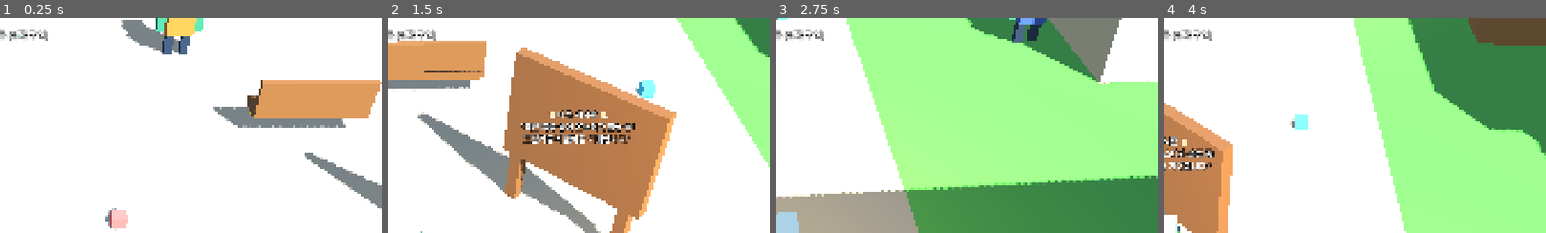
Above: before the commit, frames 1-4 (left to right).
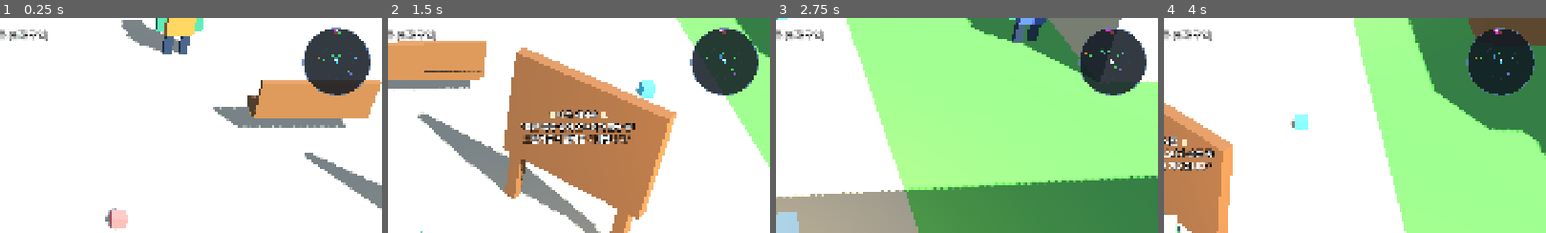
Above: after the commit, the same moments.

Repository: nanahjhna/FreeSurvivor
Game: Godot game, scene res://scenes/stages/village_lobby.tscn
Two runs of this game, one before a commit and one after it. Both use one fixed random seed, a clock stepped at 60 frames per second and the inputs below.
Inputs:
- Up to frame 1 (0.25 s): no input
- Up to frame 2 (1.5 s): tap Enter at 0.5 s; hold Right (move_right) 0.53-1.28 s; tap 1 (item_1) at 0.6 s; hold Down (move_down) from 1.28 s (still down); tap 2 (item_2) at 1.35 s
- Up to frame 3 (2.75 s): release Down (move_down) at 2.03 s; hold Right (move_right) from 2.03 s (still down); tap 3 (item_3) at 2.1 s
- Up to frame 4 (4 s): release Right (move_right) at 2.78 s; hold Up (move_up) 2.78-3.53 s; tap 1 (item_1) at 2.85 s; hold Left (move_left) from 3.53 s (still down); tap 2 (item_2) at 3.6 s
The pictures show only the part of the screen within x 50-100%, y 0-50%; the shares and areas given below are measured in that part.

The runs differ from the first frame. In frame 1, 4.3% of the frame differs, in the area x 79-97%, y 4-36%; in frame 2, 4.3%; in frame 3, 4.3%; in frame 4, 4.3%.

Commit message:
Implement Real-time Radar Minimap for Village Lobby and Combat Stage

Diff:
--- a/scenes/ui/hud.tscn
+++ b/scenes/ui/hud.tscn
@@ -2,6 +2,7 @@
 
 [ext_resource type="Script" path="res://scenes/ui/hud.gd" id="1_hud"]
 [ext_resource type="Script" path="res://scenes/ui/enemy_indicator.gd" id="2_ind"]
+[ext_resource type="PackedScene" path="res://scenes/ui/minimap.tscn" id="3_mmap"]
 
 [sub_resource type="StyleBoxFlat" id="StyleBoxFlat_portrait"]
 bg_color = Color(0.12, 0.25, 0.5, 0.85)
@@ -200,6 +201,25 @@
 layout_mode = 2
 text = "⏸"
 
+[node name="MinimapContainer" type="Control" parent="."]
+layout_mode = 3
+anchors_preset = 1
+anchor_left = 1.0
+anchor_right = 1.0
+offset_left = -204.0
+offset_top = 78.0
+offset_right = -24.0
+offset_bottom = 258.0
+grow_horizontal = 0
+
+[node name="Minimap" parent="MinimapContainer" instance=ExtResource("3_mmap")]
+layout_mode = 1
+anchors_preset = 15
+anchor_right = 1.0
+anchor_bottom = 1.0
+grow_horizontal = 2
+grow_vertical = 2
+
 [node name="BottomCenter" type="VBoxContainer" parent="."]
 anchors_preset = 7
 anchor_left = 0.5
--- /dev/null
+++ b/scenes/ui/minimap.gd
@@ -0,0 +1,158 @@
+extends Control
+
+@export var radar_range: float = 40.0 # World distance represented from center to edge
+@export var is_circular: bool = true
+
+var player: Node3D = null
+var portal: Node3D = null
+
+func _ready():
+	custom_minimum_size = Vector2(180, 180)
+
+func _process(_delta: float):
+	if player == null or not is_instance_valid(player):
+		player = get_tree().get_first_node_in_group("player")
+
+	if portal == null or not is_instance_valid(portal):
+		portal = get_tree().current_scene.find_child("BattlePortal", true, false)
+
+	queue_redraw()
+
+func _draw():
+	var center = size * 0.5
+	var radius = (min(size.x, size.y) * 0.5) - 6.0
+
+	# 1. Background radar circle
+	draw_circle(center, radius, Color(0.06, 0.09, 0.13, 0.85))
+
+	# Radar range rings (concentric circles)
+	draw_arc(center, radius * 0.5, 0, TAU, 32, Color(0.2, 0.3, 0.4, 0.35), 1.0)
+	draw_arc(center, radius, 0, TAU, 48, Color(0.35, 0.5, 0.7, 0.85), 2.0)
+
+	# Crosshairs (subtle)
+	draw_line(Vector2(center.x, center.y - radius), Vector2(center.x, center.y + radius), Color(0.25, 0.35, 0.45, 0.25), 1.0)
+	draw_line(Vector2(center.x - radius, center.y), Vector2(center.x + radius, center.y), Color(0.25, 0.35, 0.45, 0.25), 1.0)
+
+	# North "N" Indicator at top
+	var font = ThemeDB.fallback_font
+	if font:
+		draw_string(font, Vector2(center.x - 5, center.y - radius + 14), "N", HORIZONTAL_ALIGNMENT_CENTER, -1, 12, Color(0.9, 0.3, 0.3, 0.95))
+
+	if player == null or not is_instance_valid(player):
+		return
+
+	var p_pos = player.global_position
+
+	# 2. Render Map Entities
+	if GameManager.current_location == GameManager.Location.LOBBY:
+		_draw_village_elements(center, radius, p_pos)
+	else:
+		_draw_battle_elements(center, radius, p_pos)
+
+	# 3. Draw Player Arrow in Center
+	_draw_player_arrow(center)
+
+func _draw_village_elements(center: Vector2, radius: float, p_pos: Vector3):
+	# Fountain at world (0, 0, 0)
+	var f_pos = _world_to_map(Vector3(0, 0, 0), p_pos, center, radius)
+	if f_pos.distance_to(center) <= radius:
+		draw_circle(f_pos, 4.5, Color(0.2, 0.6, 0.9, 0.9))
+
+	# Important Village landmarks
+	var landmarks = [
+		{"pos": Vector3(-22, 0, 0), "color": Color(0.8, 0.5, 0.2), "size": 5.0}, # Blacksmith
+		{"pos": Vector3(22, 0, 0), "color": Color(0.3, 0.7, 0.9), "size": 5.0},  # Weapon Shop
+		{"pos": Vector3(18, 0, 20), "color": Color(0.5, 0.4, 0.8), "size": 6.0}, # Inn
+		{"pos": Vector3(0, 0, -32), "color": Color(0.7, 0.7, 0.75), "size": 7.0}  # North Gate
+	]
+	for lm in landmarks:
+		var pos_2d = _world_to_map(lm["pos"], p_pos, center, radius)
+		if pos_2d.distance_to(center) <= radius:
+			draw_rect(Rect2(pos_2d - Vector2(lm["size"]*0.5, lm["size"]*0.5), Vector2(lm["size"], lm["size"])), lm["color"])
+
+	# NPCs (Green/Cyan dots)
+	var npcs = get_tree().get_nodes_in_group("npcs")
+	for npc in npcs:
+		if is_instance_valid(npc):
+			var n_pos = _world_to_map(npc.global_position, p_pos, center, radius)
+			if n_pos.distance_to(center) <= radius:
+				draw_circle(n_pos, 2.8, Color(0.25, 0.9, 0.4, 0.9))
+
+	# Battle Portal Indicator (Always clamped to circle edge if outside!)
+	var portal_world = Vector3(0, 0, -48)
+	if portal and is_instance_valid(portal):
+		portal_world = portal.global_position
+
+	var portal_map_pos = _world_to_map_clamped(portal_world, p_pos, center, radius - 6.0)
+	# Draw glowing portal diamond
+	_draw_diamond(portal_map_pos, 7.0, Color(0.95, 0.2, 0.95, 1.0))
+	_draw_diamond(portal_map_pos, 4.0, Color(1.0, 0.85, 1.0, 1.0))
+
+func _draw_battle_elements(center: Vector2, radius: float, p_pos: Vector3):
+	# XP Gems (small yellow-green dots)
+	var gems = get_tree().get_nodes_in_group("xp_gems")
+	for gem in gems:
+		if is_instance_valid(gem):
+			var g_pos = _world_to_map(gem.global_position, p_pos, center, radius)
+			if g_pos.distance_to(center) <= radius:
+				draw_circle(g_pos, 2.0, Color(0.3, 1.0, 0.4, 0.85))
+
+	# Enemies (Red dots)
+	var enemies = get_tree().get_nodes_in_group("enemies")
+	for enemy in enemies:
+		if is_instance_valid(enemy) and not enemy.get("is_dead"):
+			var e_pos = _world_to_map(enemy.global_position, p_pos, center, radius)
+			if e_pos.distance_to(center) <= radius:
+				# Mutants are bigger
+				if enemy.get("max_hp") and enemy.max_hp > 50:
+					draw_circle(e_pos, 4.2, Color(1.0, 0.15, 0.35, 1.0))
+				else:
+					draw_circle(e_pos, 2.8, Color(0.95, 0.25, 0.2, 0.9))
+
+func _draw_player_arrow(center: Vector2):
+	var rot_y = 0.0
+	var visual_root = player.get_node_or_null("VisualRoot")
+	if visual_root:
+		rot_y = visual_root.rotation.y
+	else:
+		rot_y = player.rotation.y
+
+	# Forward direction in 2D minimap
+	var forward = Vector2(sin(rot_y), cos(rot_y)) # In 3D: X is right, Z is down/back
+	var normal = Vector2(-forward.y, forward.x)
+
+	var tip = center + forward * 8.0
+	var left = center - forward * 5.0 + normal * 5.0
+	var right = center - forward * 5.0 - normal * 5.0
+	var back_indent = center - forward * 2.0
+
+	var points = PackedVector2Array([tip, left, back_indent, right])
+	draw_colored_polygon(points, Color(0.2, 0.85, 1.0, 1.0))
+	draw_polyline(points, Color(1, 1, 1, 0.9), 1.2)
+
+func _world_to_map(world_pos: Vector3, player_pos: Vector3, center: Vector2, radius: float) -> Vector2:
+	var delta_3d = world_pos - player_pos
+	var map_x = center.x + (delta_3d.x / radar_range) * radius
+	var map_y = center.y + (delta_3d.z / radar_range) * radius
+	return Vector2(map_x, map_y)
+
+func _world_to_map_clamped(world_pos: Vector3, player_pos: Vector3, center: Vector2, max_radius: float) -> Vector2:
+	var delta_3d = world_pos - player_pos
+	var unscaled = Vector2(delta_3d.x, delta_3d.z)
+	var dist = unscaled.length()
+	var scaled_dist = (dist / radar_range) * max_radius
+
+	if scaled_dist > max_radius:
+		scaled_dist = max_radius
+
+	var dir = unscaled.normalized() if dist > 0.001 else Vector2.UP
+	return center + dir * scaled_dist
+
+func _draw_diamond(pos: Vector2, s: float, col: Color):
+	var pts = PackedVector2Array([
+		pos + Vector2(0, -s),
+		pos + Vector2(s, 0),
+		pos + Vector2(0, s),
+		pos + Vector2(-s, 0)
+	])
+	draw_colored_polygon(pts, col)
--- /dev/null
+++ b/scenes/ui/minimap.tscn
@@ -0,0 +1,11 @@
+[gd_scene format=3]
+
+[ext_resource type="Script" path="res://scenes/ui/minimap.gd" id="1_mmap"]
+
+[node name="Minimap" type="Control"]
+custom_minimum_size = Vector2(180, 180)
+layout_mode = 3
+anchors_preset = 0
+offset_right = 180.0
+offset_bottom = 180.0
+script = ExtResource("1_mmap")
--- a/scenes/ui/village_hud.tscn
+++ b/scenes/ui/village_hud.tscn
@@ -1,6 +1,7 @@
 [gd_scene format=3]
 
 [ext_resource type="Script" path="res://scenes/ui/village_hud.gd" id="1_vhud"]
+[ext_resource type="PackedScene" path="res://scenes/ui/minimap.tscn" id="2_mmap"]
 
 [sub_resource type="StyleBoxFlat" id="StyleBoxFlat_portrait"]
 bg_color = Color(0.12, 0.25, 0.5, 0.85)
@@ -127,6 +128,25 @@
 text = "🏰 시작의 마을 (평화 구역)"
 horizontal_alignment = 1
 
+[node name="TopRight" type="Control" parent="."]
+layout_mode = 3
+anchors_preset = 1
+anchor_left = 1.0
+anchor_right = 1.0
+offset_left = -204.0
+offset_top = 20.0
+offset_right = -24.0
+offset_bottom = 200.0
+grow_horizontal = 0
+
+[node name="Minimap" parent="TopRight" instance=ExtResource("2_mmap")]
+layout_mode = 1
+anchors_preset = 15
+anchor_right = 1.0
+anchor_bottom = 1.0
+grow_horizontal = 2
+grow_vertical = 2
+
 [node name="BottomCenter" type="HBoxContainer" parent="."]
 anchors_preset = 7
 anchor_left = 0.5
Not shown, added: scenes/npc/village_npc.gd.uid
Not shown, added: scenes/stages/battle_portal.gd.uid
Not shown, added: scenes/stages/village_lobby.gd.uid
Not shown, added: scenes/ui/village_hud.gd.uid
Not shown, added: scripts/scene_transition.gd.uid
